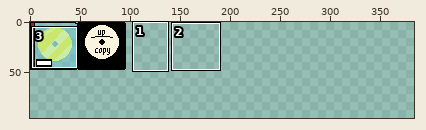
Pixel-art file -- aseprite/albums.aseprite. Above, an overview of the earlier version with the close-up marked.
Close-up. Earlier state:
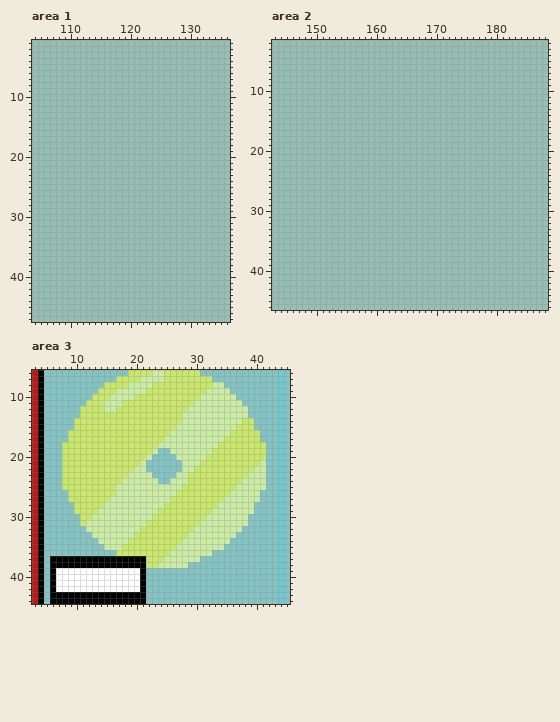
384x96 pixels, 1 frame. Colours within 5 levels of each other are drawn and written as one. Shown: area 1: x 104..136, y 1..47; area 2: x 143..188, y 2..46; area 3: x 3..45, y 6..44. The commit also changed other parts of the picture, which this record leaves out.
Now the later version:
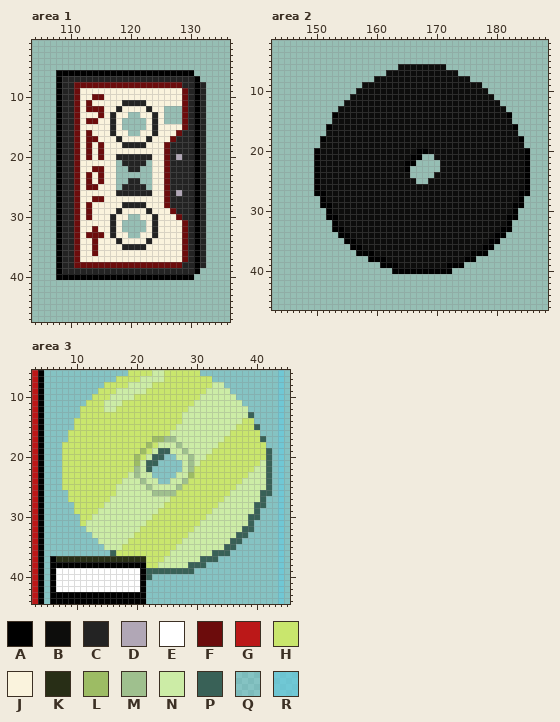
Palette (. is transparent): A #000000  B #0d0d0c  C #232323  D #b1a7b6  E #ffffff  F #6c0c0c  G #bb1818  H #c9e66d  J #faf3dd  K #282e16  L #9dbc64  M #9fc08e  N #cceca6  P #396157  Q #5fcde451  R #5fcde4ae
Diff:
layer "Layer 1" added
layer "Main #2" added
Changed rows in their new state; - is an unchanged pixel.
Area 1, layer "Main #2":
first column x 108:
 6 AAAAAAAAAAAAAAAAAAAAAAA--
 7 ACCCCCCCCCCCCCCCCCCCCCCA-
 8 ACCFFFFFFFFFFFFFFFFFFCCAC
 9 ACCFJJJJJJJJJJJJJJJJJFCAC
10 ACCFJJFFJJJJJJJJJJJJJFCAC
11 ACCFJFJJJJJCCCCJJJJJJFCAC
12 ACCFJFFFJJCJJJJCJJ---FCAC
13 ACCFJJJFJCJJ--JJCJ---FCAC
14 ACCFJFFJJCJ----JCJ---FCAC
15 ACCFJJJJJCJ----JCJJJJFCAC
16 ACCFJFJJJCJJ--JJCJJJFCCAC
17 ACCFJFFJJJCJJJJCJJJFCCCAC
18 ACCFJFJFJJJCCCCJJJFCCCCAC
19 ACCFJFJFJJJJJJJJJJFCCCCAC
20 ACCFJFJFJJCCCCCCJJFCDCCAC
21 ACCFJJJJJJ-CCCC-JJFCCCCAC
22 ACCFJJFFJJ--CC--JJFCCCCAC
23 ACCFJFJFJJ------JJFCCCCAC
24 ACCFJFJFJJ--CC--JJFCCCCAC
25 ACCFJFFJJJ-CCCC-JJFCCCCAC
26 ACCFJJJJJJCCCCCCJJFCDCCAC
27 ACCFJJFFJJJJJJJJJJFCCCCAC
28 ACCFJFJJJJJCCCCJJJFCCCCAC
29 ACCFJFJJJJCJJJJCJJJFCCCAC
30 ACCFJFJJJCJJ--JJCJJJFCCAC
31 ACCFJJJJJCJ----JCJJJJFCAC
32 ACCFJJFJJCJ----JCJJJJFCAC
33 ACCFJFFFJCJJ--JJCJJJJFCAC
34 ACCFJJFJJJCJJJJCJJJJJFCAC
35 ACCFJJFJJJJCCCCJJJJJJFCAC
36 ACCFJJFJJJJJJJJJJJJJJFCAC
37 ACCFJJJJJJJJJJJJJJJJJFCAC
38 ACCFFFFFFFFFFFFFFFFFFCCAC
39 ACCCCCCCCCCCCCCCCCCCCCCA-
40 AAAAAAAAAAAAAAAAAAAAAAA--
Area 2, layer "Main":
first column x 150:
 6 --------------BBBBBBBB--------------
 7 ------------BBBBBBBBBBBB------------
 8 ----------BBBBBBBBBBBBBBBB----------
 9 --------BBBBBBBBBBBBBBBBBBBB--------
10 -------BBBBBBBBBBBBBBBBBBBBBB-------
11 ------BBBBBBBBBBBBBBBBBBBBBBBB------
12 -----BBBBBBBBBBBBBBBBBBBBBBBBBB-----
13 ----BBBBBBBBBBBBBBBBBBBBBBBBBBBB----
14 ---ABBBBBBBBBBBBBBBBBBBBBBBBBBBBA---
15 ---BBBBBBBBBBBBBBBBBBBBBBBBBBBBBB---
16 --ABBBBBBBBBBBBBBBBBBBBBBBBBBBBBBA--
17 --BBBBBBBBBBBBBBBBBBBBBBBBBBBBBBBB--
18 -ABBBBBBBBBBBBBBBBBBBBBBBBBBBBBBBBA-
19 -BBBBBBBBBBBBBBBBBBBBBBBBBBBBBBBBBB-
20 ABBBBBBBBBBBBBBBBAABBBBBBBBBBBBBBBBA
21 ABBBBBBBBBBBBBBBAA--BBBBBBBBBBBBBBBA
22 ABBBBBBBBBBBBBBAA----BBBBBBBBBBBBBBA
23 ABBBBBBBBBBBBBBA-----BBBBBBBBBBBBBBA
24 ABBBBBBBBBBBBBBB----BBBBBBBBBBBBBBBA
25 ABBBBBBBBBBBBBBBB--BBBBBBBBBBBBBBBBA
26 ABBBBBBBBBBBBBBBBBBBBBBBBBBBBBBBBBBA
27 AABBBBBBBBBBBBBBBBBBBBBBBBBBBBBBBBAA
28 -ABBBBBBBBBBBBBBBBBBBBBBBBBBBBBBBBA-
29 -AABBBBBBBBBBBBBBBBBBBBBBBBBBBBBBAA-
30 --ABBBBBBBBBBBBBBBBBBBBBBBBBBBBBBA--
31 --AABBBBBBBBBBBBBBBBBBBBBBBBBBBBAA--
32 ---ABBBBBBBBBBBBBBBBBBBBBBBBBBBBA---
33 ---AABBBBBBBBBBBBBBBBBBBBBBBBBBAA---
34 ----AABBBBBBBBBBBBBBBBBBBBBBBBAA----
35 -----AABBBBBBBBBBBBBBBBBBBBBBAA-----
36 ------AABBBBBBBBBBBBBBBBBBBBAA------
37 -------AAABBBBBBBBBBBBBBBBAAA-------
38 ---------AAABBBBBBBBBBBBBAA---------
39 -----------AAABBBBBBBBAAA-----------
40 -------------AAAAAAAAAA-------------
Area 3, layers "Front", "Layer 1", "Main":
first column x 7:
13 --------------------------------P---
15 ---------------------------------P--
17 ----------------LLMM--------------P-
18 ---------------L----M---------------
19 --------------L--PP--M-------------P
20 -------------L--PP----M------------P
21 -------------L-PP-----M------------P
22 -------------M-P------M------------P
23 -------------M--------L------------P
24 --------------M------M-------------P
25 ---------------M----M--------------P
26 ----------------MMMM--------------PP
27 ----------------------------------P-
28 ---------------------------------PP-
29 ---------------------------------P--
30 --------------------------------PP--
31 --------------------------------P---
32 -------------------------------PP---
33 ------------------------------PP----
34 -----------------------------PP-----
35 ----------------------------PP------
36 ---------P----------------PPP-------
37 KKKKKKKKKKKKKKK---------PPP---------
38 ----------------------PPP-----------
39 ---------------PPPPPPPP-------------
40 ---------------P--------------------
